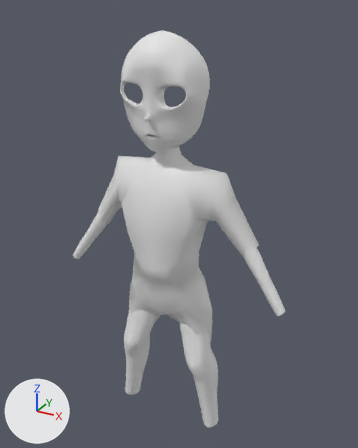
Two versions of the Blender file Jose/jose.blend, one commit apart.
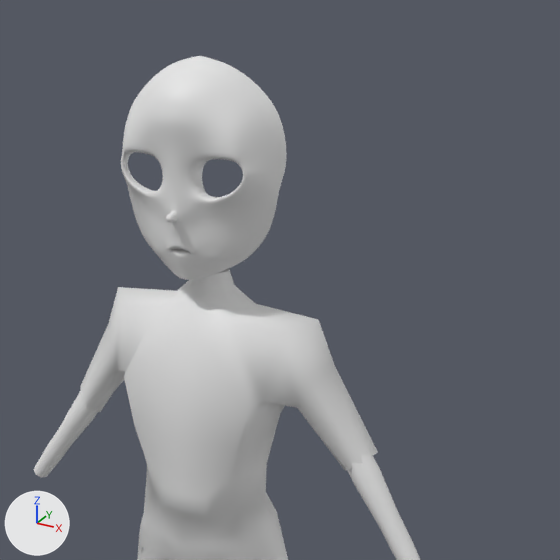
Each version is shown whole from a 50 mm camera at (2.26, -3.86, 2.34) aimed at (0.04, 0.16, 0.33), then close up on the part from 15% to 100% of the width and 0% to 68% of the height. Lighting does not change. The marker at lower left points along +X, +Y and +Z.
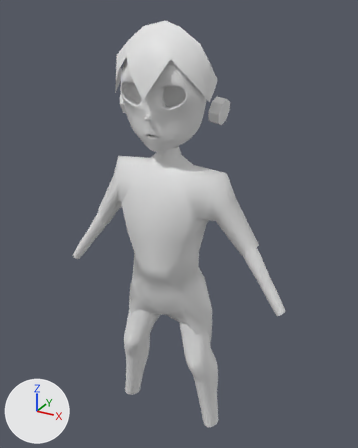
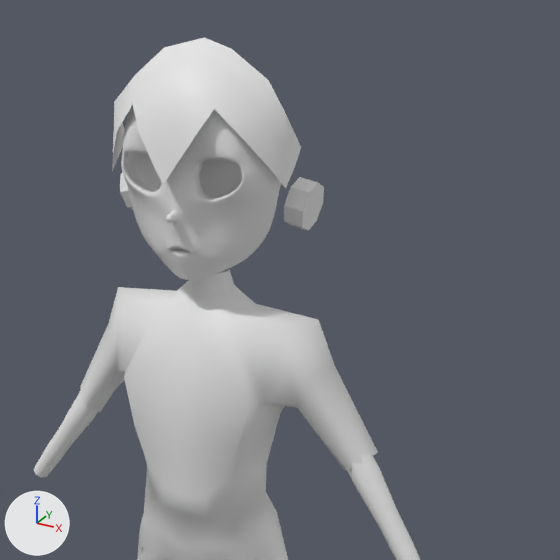
Pixel boxes (x1, y1, x2, y2) of what changed, in the close-ups (560 x 560 px):
'Cube', reshaped: before (121, 56, 287, 280); after (121, 105, 281, 280)
'hair', added: after (112, 37, 301, 188)
'ear', added: after (120, 172, 324, 231)
part 1 of me_cube_002, built on: before (121, 142, 262, 189); after (121, 142, 262, 198)

What changed in the scene script:
```text
Change me_cube_002:
    used by ob_cube; location = (0.0, 0.0, 0.0)
    remove me_cube_002.from_pydata(...)  # 157 vertices, 113 faces, 10 loose edges; spans x 0.0..0.443, y -0.35..0.474, z 1.147..2.155
    add me_cube_002.from_pydata(...)  # 191 vertices, 153 faces, 10 loose edges; spans x 0.0..0.443, y -0.35..0.474, z 1.147..2.155
    me_cube_002 part 1
    5 vertices move from x 0.153..0.323, y -0.266..-0.251, z 1.685..1.741 to x 0.157..0.312, y -0.266..-0.253, z 1.682..1.736
    29 vertices are added at x 0.009..0.341, y -0.192..-0.1, z 1.504..1.767
    5 new vertices lie (0.029, -0.061, 0.022) away from vertices in x 0.009..0.331, y -0.122..-0.111, z 1.514..1.738
    40 new faces join them
Add me_plane:
    me_plane.from_pydata(...)  # 29 vertices, 16 faces, 4 loose edges; spans x 0.0..0.479, y -0.375..0.434, z 1.554..2.23
    me_plane.polygons.foreach_set('use_smooth', [True] * 16)
Add me_cylinder_002:
    me_cylinder_002.from_pydata([(1.194, 0.7, 4.358), (1.471, 0.7, 4.306), (1.15, 0.601, 4.124), (1.427, 0.601, 4.072), (1.132, 0.364, 4.028), (1.409, 0.364, 3.976), (1.15, 0.126, 4.124), (1.427, 0.126, 4.072), (1.194, 0.028, 4.358), (1.471, 0.028, 4.306), (1.238, 0.126, 4.592), (1.515, 0.126, 4.54), (1.256, 0.364, 4.688), (1.533, 0.364, 4.636), (1.238, 0.601, 4.592), (1.515, 0.601, 4.54)], [], [(0, 1, 3, 2), (2, 3, 5, 4), (4, 5, 7, 6), (6, 7, 9, 8), (8, 9, 11, 10), (10, 11, 13, 12), (3, 1, 15, 13, 11, 9, 7, 5), (12, 13, 15, 14), (14, 15, 1, 0), (0, 2, 4, 6, 8, 10, 12, 14)])
Add ob_hair:
    ob_hair = bpy.data.objects.new('hair', me_plane)
    ob_hair.location = (0.0, 0.0, 0.0)
    _m = ob_hair.modifiers.new('Mirror', 'MIRROR')
Add ob_ear:
    ob_ear = bpy.data.objects.new('ear', me_cylinder_002)
    ob_ear.location = (0.0, 0.0, 0.0)
    ob_ear.scale = (0.347, 0.347, 0.347)
    _m = ob_ear.modifiers.new('Mirror', 'MIRROR')
```
